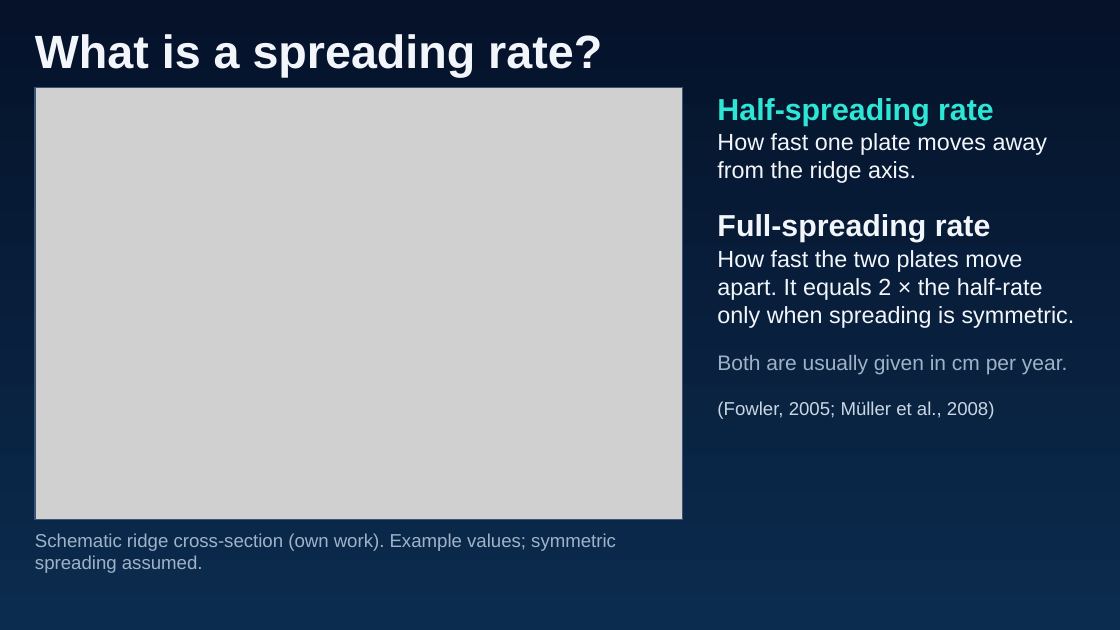
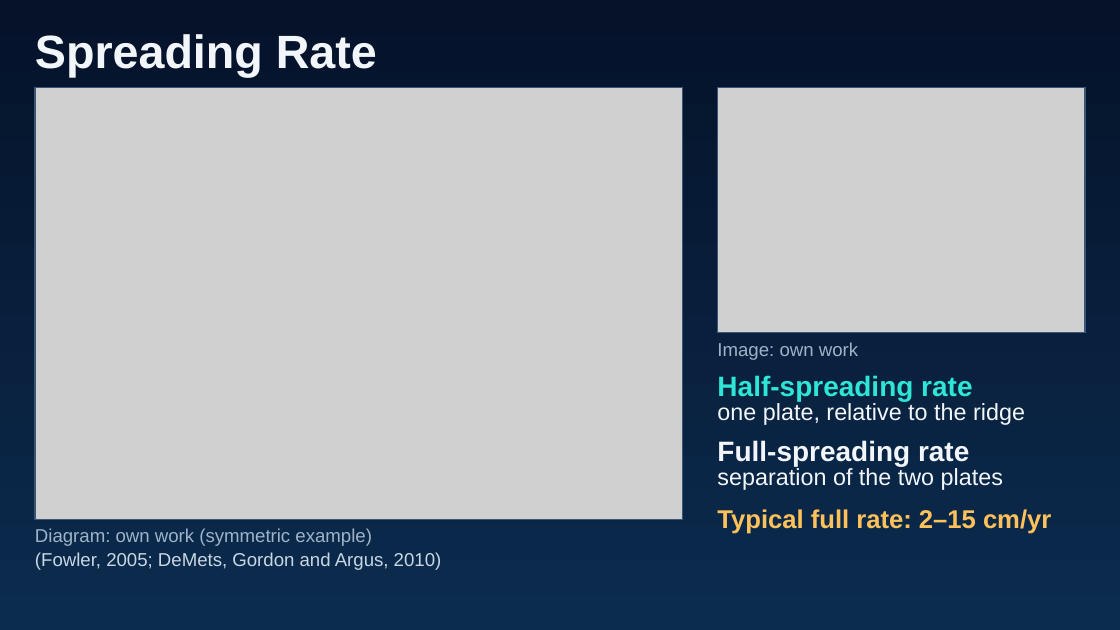
Before and after one commit to manguse4u-star/Wow, a slide deck: slide 2 of deliverables/Spreading_Rates_Presentation.pptx. Drawn at 1120x630 pixels with LibreOffice and Linux fonts; fonts in the diff are those of the drawing; grey boxes stand for pictures. Boxes give left, top, right and bottom in pixels: in the first picture for what was removed or moved away, otherwise in the second. Text is boxed around its words. In the diff, an @@ line names an element or a change of style, - is before the commit and + after.

```diff
--- a/deliverables/Spreading_Rates_Presentation.pptx
+++ b/deliverables/Spreading_Rates_Presentation.pptx
@@ text at <box>35,34,377,78</box>: text changed @@
-What is a spreading rate?
+Spreading Rate
@@ picture added at <box>718,87,1086,333</box> @@
@@ rectangle added at <box>718,87,1086,333</box>, outline #3A5575 1 pt @@
@@ text removed at <box>717,133,1048,183</box> @@
-How fast one plate moves away from the ridge axis.
@@ text removed at <box>717,250,1075,328</box> @@
-How fast the two plates move apart. It equals 2 × the half-rate only when spreading is symmetric.
@@ text added at <box>717,342,858,360</box>, 16 pt, text #9FB3C8 @@
+Image: own work
@@ text "Half-spreading rate": place and size @@
-text "Half-spreading rate" at <box>717,98,994,126</box>
+text "Half-spreading rate" at <box>717,375,972,401</box>
@@ text "Half-spreading rate" at <box>717,375,972,401</box>: size 26 to 24 pt @@
@@ text "one plate, relative to the ..." at <box>717,401,1025,425</box>: vertical alignment top to middle @@
@@ text at <box>717,401,1025,425</box>: text changed; size 18 to 20 pt; text colour #9FB3C8 to #F2F6FA @@
-Both are usually given in cm per year.
+one plate, relative to the ridge
@@ text removed at <box>717,401,995,419</box> @@
-(Fowler, 2005; Müller et al., 2008)
@@ text "Full-spreading rate" at <box>717,440,969,466</box>: size 26 to 24 pt @@
@@ text "Full-spreading rate": place and size @@
-text "Full-spreading rate" at <box>717,214,991,242</box>
+text "Full-spreading rate" at <box>717,440,969,466</box>
@@ text added at <box>717,468,1003,490</box>, 20 pt, text #F2F6FA @@
+separation of the two plates
@@ text added at <box>717,509,1051,534</box>, 22 pt, text #FFC15A, bold @@
+Typical full rate: 2–15 cm/yr
@@ text at <box>35,528,372,546</box>: text changed @@
-Schematic ridge cross-section (own work). Example values; symmetric spreading assumed.
+Diagram: own work (symmetric example)
@@ text "Diagram: own work (symmetric example)" at <box>35,528,372,546</box>: vertical alignment top to middle @@
@@ text added at <box>35,552,442,570</box>, 16 pt, text #C9D6E3 @@
+(Fowler, 2005; DeMets, Gordon and Argus, 2010)
```
Also in this commit, not shown: 1 slide added, 1 slide removed, 24 other files.
